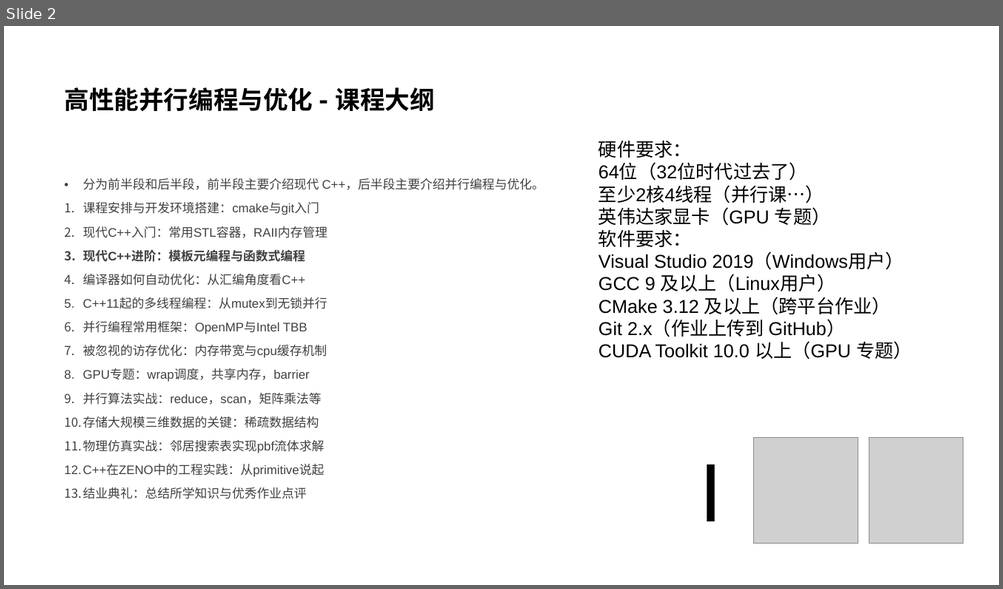
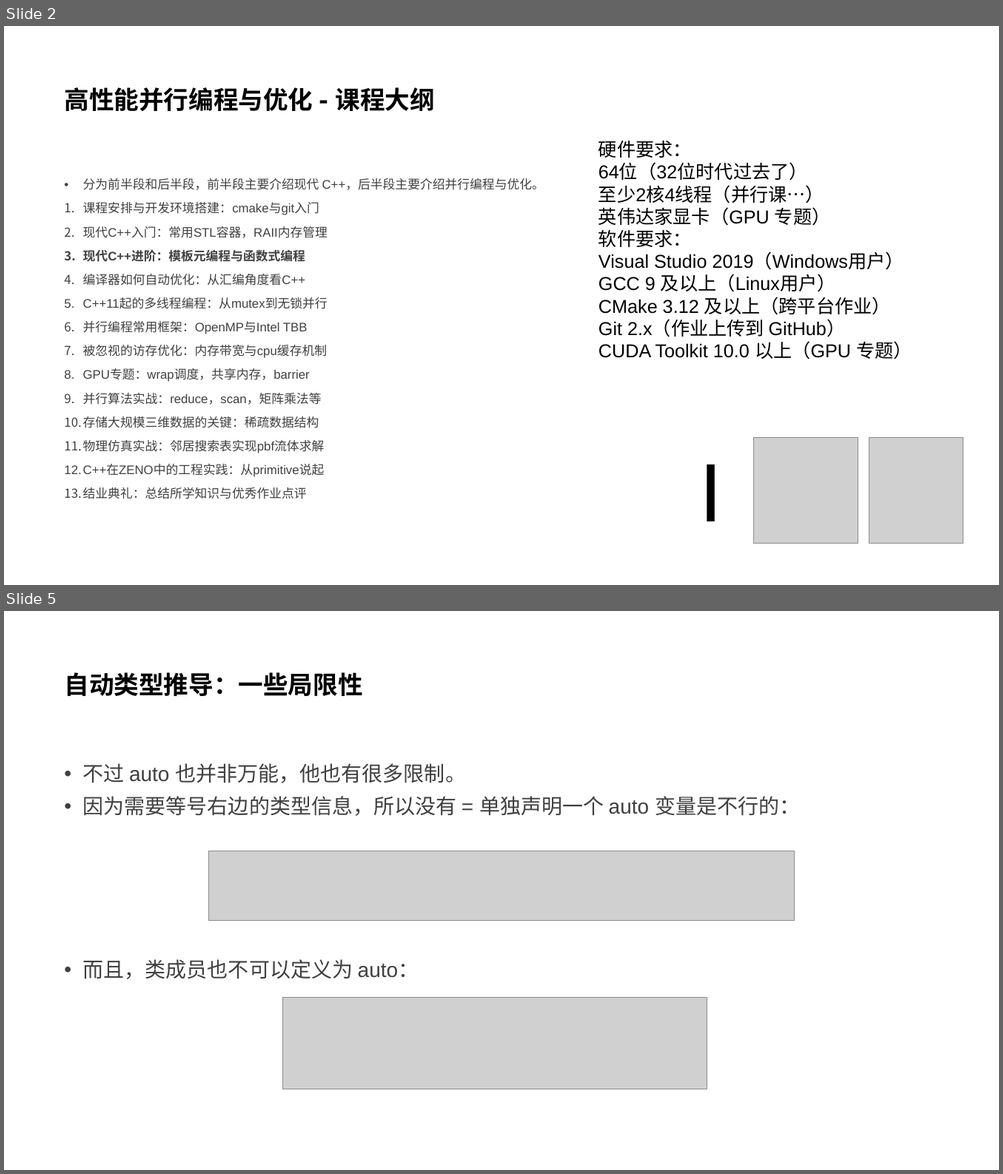
Before and after one commit to parallel101/course, a slide deck: 03/slides.pptx. Shown one above the other, each under a label of ours: slide 2 before the commit, slides 2 and 5 after it; the slides between them are not shown. The pictures are 1003x589 and 1003x1174 pixels, drawn with LibreOffice and Linux fonts; fonts in the diff are those of the drawing; grey boxes stand for pictures; background and template pictures are left out. Boxes give left, top, right and bottom in pixels: in the first picture for what was removed or moved away, otherwise in the second. Text is boxed around its words. In the diff, an @@ line names an element or a change of style, - is before the commit and + after.

```diff
--- a/03/slides.pptx
+++ b/03/slides.pptx
@@ slide 5 added at [4, 611, 999, 1170], background #FFFFFF @@
@@ title added at [64, 672, 362, 696], 24 pt, text #000000, bold @@
+自动类型推导：一些局限性
@@ text added at [83, 763, 800, 980], 20 pt, text #404040 @@
+• 不过 auto 也并非万能，他也有很多限制。
+• 因为需要等号右边的类型信息，所以没有 = 单独声明一个 auto 变量是不行的：
+• 而且，类成员也不可以定义为 auto：
@@ picture added at [208, 851, 794, 920] @@
@@ picture added at [283, 998, 707, 1090] @@
```
Also in this commit, not shown: 11 other slides added, 1 slide removed, 12 other files.
